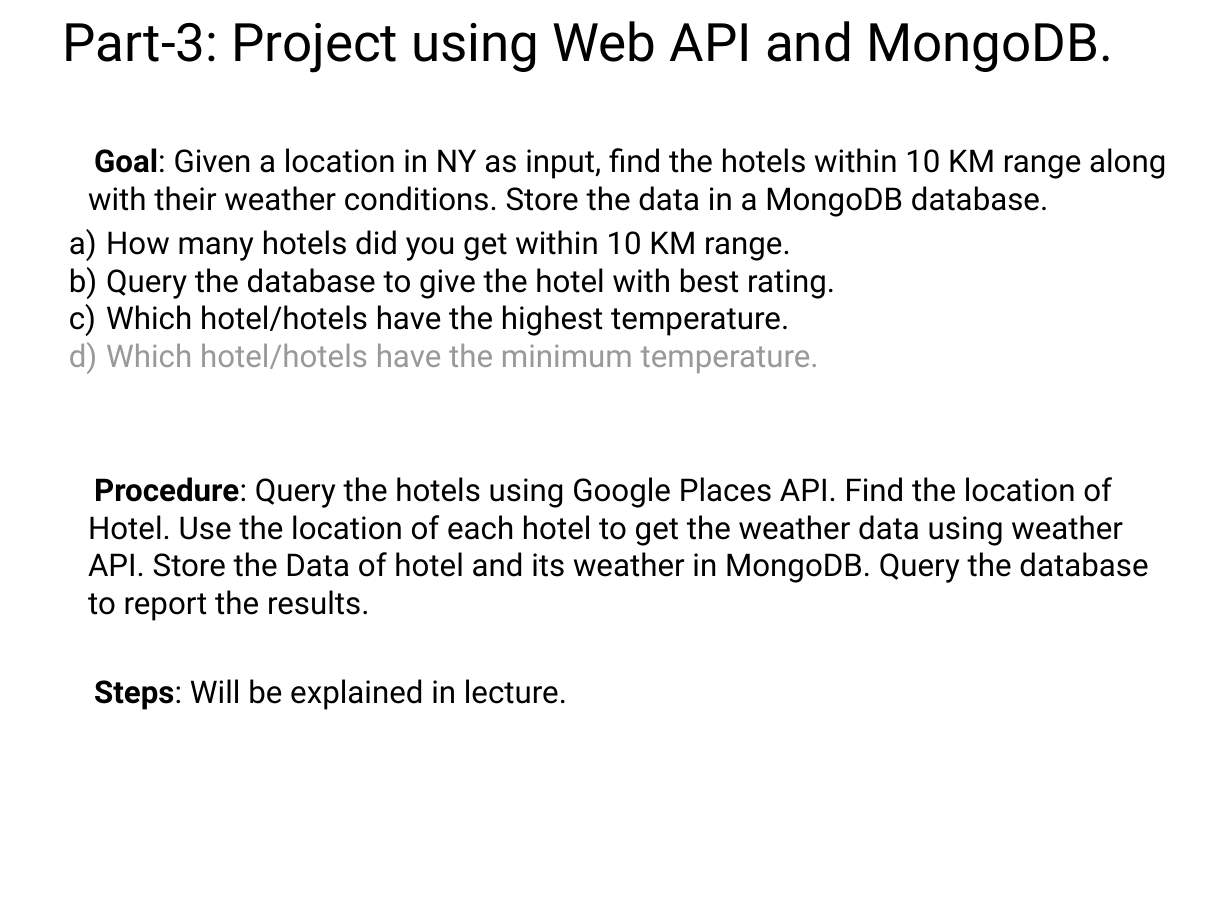
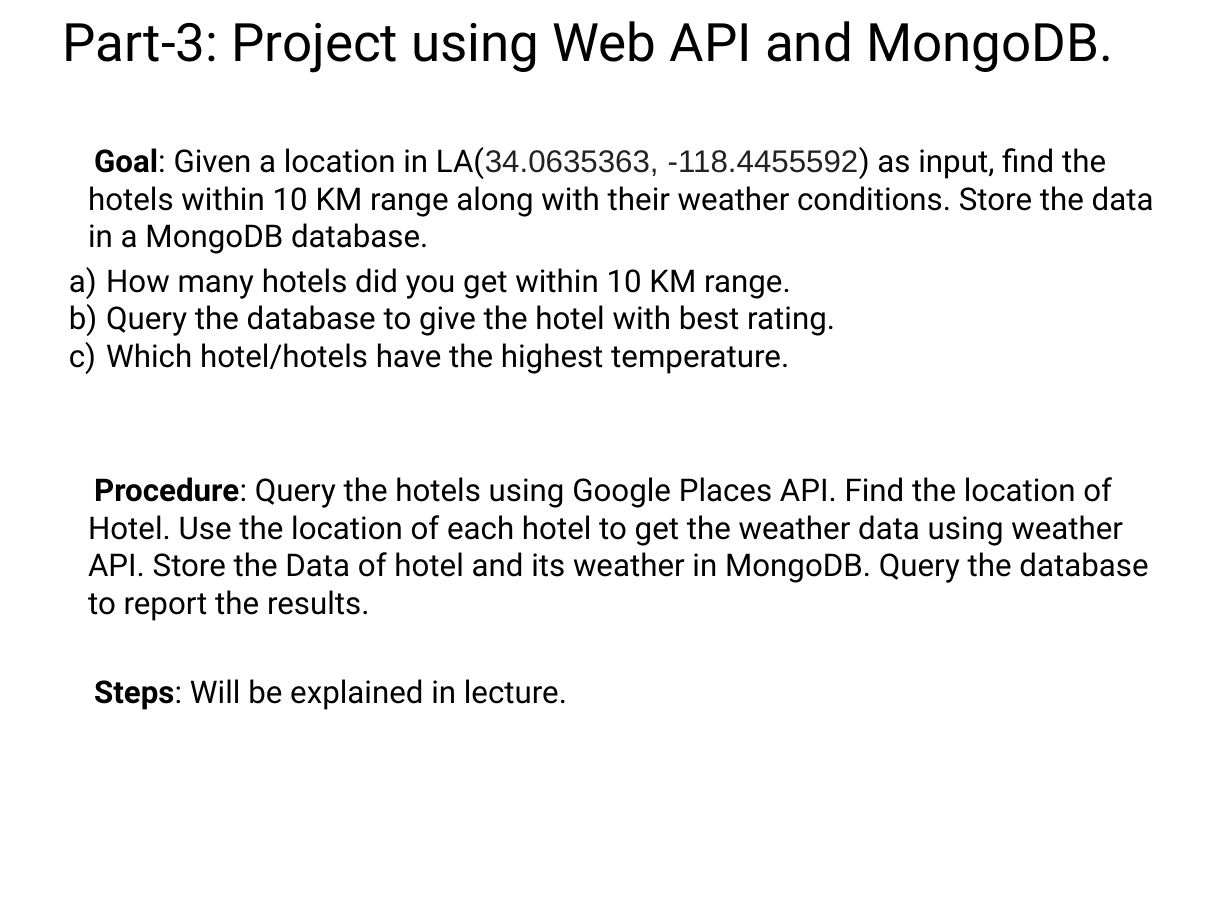
Before and after one commit to UCLA-LACC-2020/M4-Programming_Web_and_Databases, a slide deck: slide 28 of Web API_Databases_LACC2020.pptx. Drawn at 1232x924 pixels with LibreOffice and Linux fonts; fonts in the diff are those of the drawing. Boxes give left, top, right and bottom in pixels: in the first picture for what was removed or moved away, otherwise in the second. Text is boxed around its words. In the diff, an @@ line names an element or a change of style, - is before the commit and + after.

```diff
--- a/Web API_Databases_LACC2020.pptx
+++ b/Web API_Databases_LACC2020.pptx
@@ text at (88,147,1154,254): text changed @@
-Goal: Given a location in NY as input, find the hotels within 10 KM range along with their weather conditions. Store the data in a MongoDB database.
+Goal: Given a location in LA(34.0635363, -118.4455592) as input, find the hotels within 10 KM range along with their weather conditions. Store the data in a MongoDB database.
@@ text at (106,343,819,373): paragraph removed @@
-d) Which hotel/hotels have the minimum temperature.
```
Also in this commit, not shown: 2 other slides changed.
